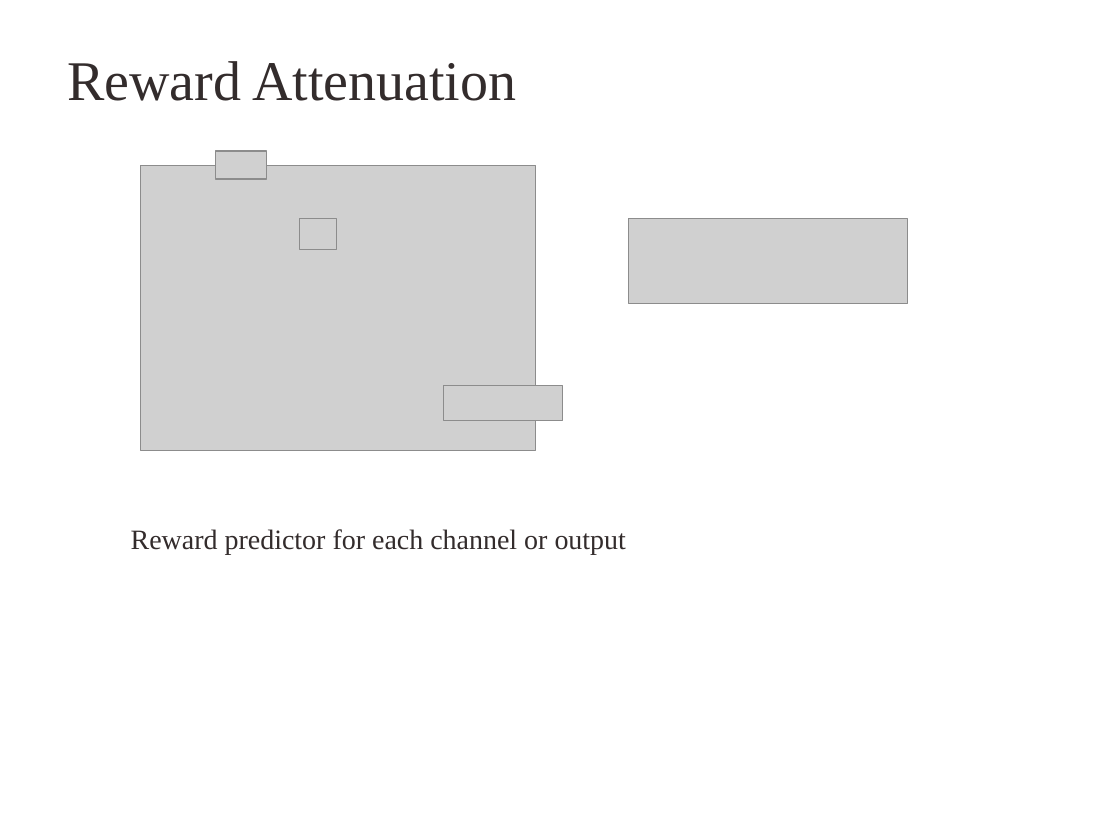
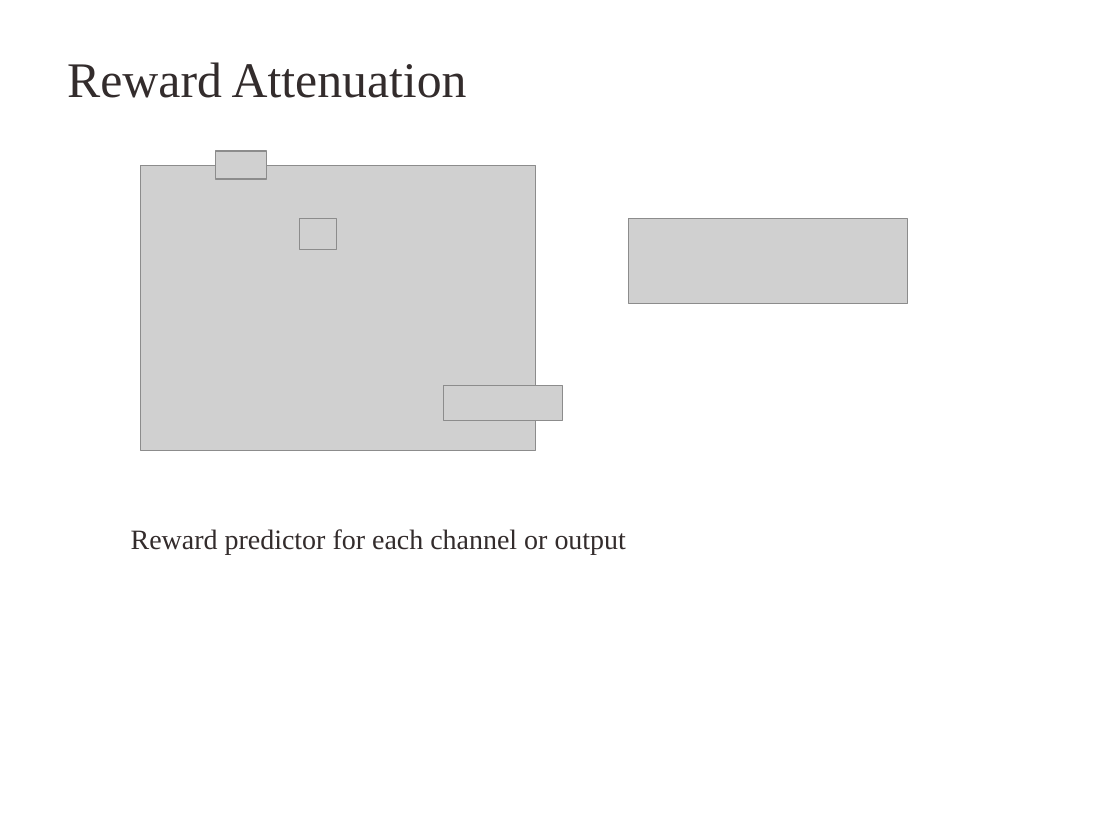
Before and after one commit to kuthulas/reinforce, a slide deck: slide 28 of RL.pptx (slide 25 before the commit). Drawn at 1120x840 pixels with LibreOffice and Linux fonts; fonts in the diff are those of the drawing; grey boxes stand for pictures; background and template pictures are left out. Boxes give left, top, right and bottom in pixels: in the first picture for what was removed or moved away, otherwise in the second. Text is boxed around its words. In the diff, an @@ line names an element or a change of style, - is before the commit and + after.

```diff
--- a/RL.pptx
+++ b/RL.pptx
@@ title "Reward Attenuation" at (67, 62, 467, 98): size 36 to 32 pt @@
```
Also in this commit, not shown: 5 other slides changed, 5 slides added, 5 other files.
